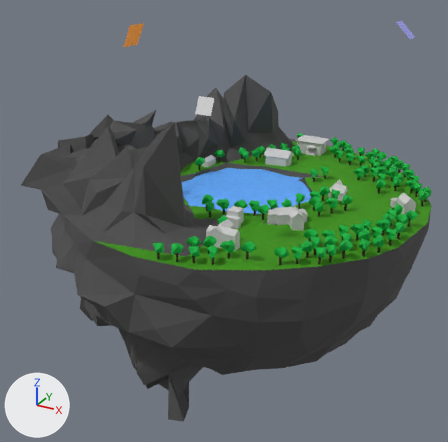
An edit to the OBJ model project/main/assets/models/Site3/ile.obj, drawn before and after from the same camera.
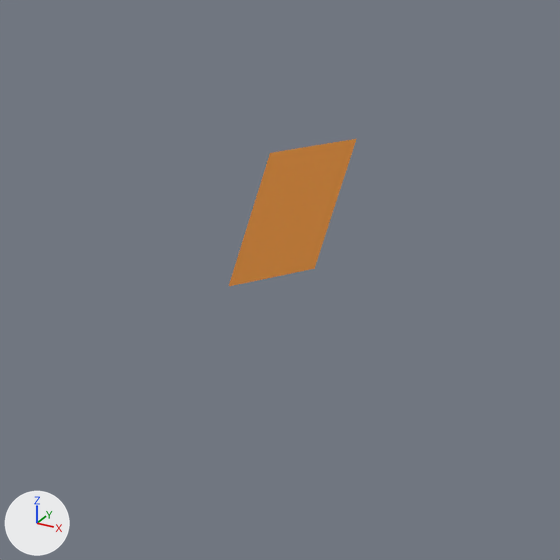
The first picture shows the older version from a 50 mm lens placed at (102.0, -202.1, 84.3), pointed at (-7.2, -3.5, -14.9). The close-ups show both versions on the part from 19% to 40% of the width and 0% to 21% of the height of that picture; other places that the commit changed are outside them. The axes (+X, +Y, +Z) are drawn at lower left. The lights are the same throughout. Where no turn or scale is listed for an object, it has been applied to the vertices.

Names of what the first close-up shows: 'ile'.
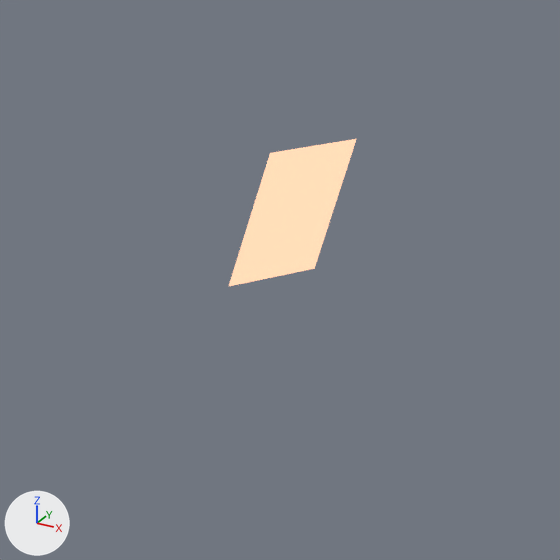
Changed parts and their boxes (x1, y1, x2, y2) in the close-ups (560 x 560 px):
'ile', recoloured: (228, 139, 356, 287) in both

Edits to the bpy script that builds the scene:
```text
Change mat_fsshaderemissivemesh_directionlightorange:
    mat_fsshaderemissivemesh_directionlightorange.emission_color: (0.2, 0.0784, 0.0157) -> (1.0, 0.639, 0.463)  # brown #7c4f22 -> beige #ffd1b5
```
